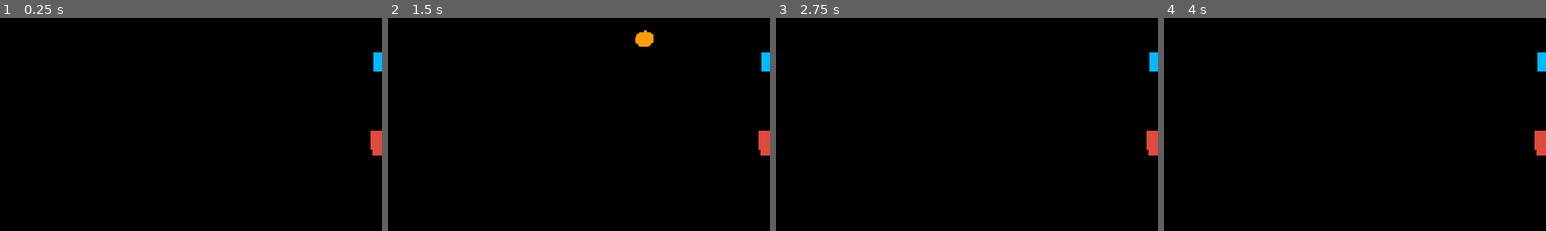
Above: before the commit, frames 1-4 (left to right).
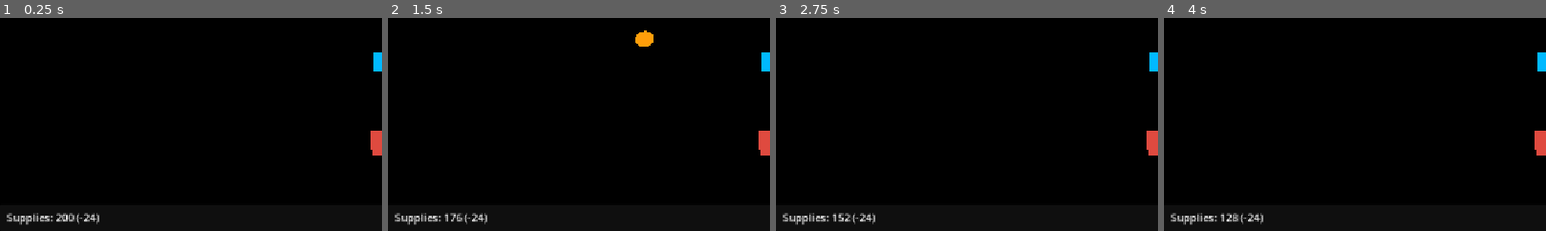
Above: after the commit, the same moments.

Repository: DatYak/Brackeys-Jam-26
Game: Godot game, scene res://scenes/game.tscn
Two runs of this game, one before a commit and one after it. Both use one fixed random seed, a clock stepped at 60 frames per second and the inputs below.
Inputs (mouse positions are % of the whole screen's width and height, from its top left):
- Up to frame 1 (0.25 s): no input
- Up to frame 2 (1.5 s): tap Enter (ui_accept) at 0.5, 0.77, 1.25 s; move the mouse to (72, 45) at 0.52 s; hold Right (ui_right) 0.53-1.25 s; tap Space (next_turn) at 0.6 s; click (72, 45) at 0.67 s; drag from (30, 55) to (45, 70) at 1.27 s
- Up to frame 3 (2.75 s): tap Enter (ui_accept) at 2 s; move the mouse to (60, 28) at 2.02 s; hold Right (ui_right) from 2.03 s (still down); tap Space (next_turn) at 2.1 s
- Up to frame 4 (4 s): release Right (ui_right) at 2.75 s; tap Enter (ui_accept) at 2.75, 3.5, 3.77 s; drag from (45, 70) to (20, 35) at 2.77 s; move the mouse to (80, 65) at 3.52 s; hold Left (ui_left) from 3.53 s (still down); tap Space (next_turn) at 3.6 s
The pictures show only the part of the screen within x 0-50%, y 50-100%; the shares and areas given below are measured in that part.

The runs differ from the first frame. In frame 1, 0.7% of the frame differs, in the area x 1-26%, y 91-98%; in frame 2, 0.7%; in frame 3, 0.7%; in frame 4, 0.7%.

Commit message:
supplies subtracted for each unit every turn

Diff:
--- /dev/null
+++ b/scenes/player.tscn
@@ -0,0 +1,34 @@
+[gd_scene format=3 uid="uid://dro6i7tcu6xgu"]
+
+[ext_resource type="Script" uid="uid://btsbhtatpsmc0" path="res://scripts/player.gd" id="1_3vyb7"]
+
+[node name="Player" type="Node" unique_id=1233535754]
+script = ExtResource("1_3vyb7")
+
+[node name="UI" type="Control" parent="." unique_id=325584631]
+layout_mode = 3
+anchors_preset = 12
+anchor_top = 1.0
+anchor_right = 1.0
+anchor_bottom = 1.0
+offset_top = -40.0
+grow_horizontal = 2
+grow_vertical = 0
+
+[node name="Panel" type="Panel" parent="UI" unique_id=208718897]
+layout_mode = 1
+anchors_preset = 15
+anchor_right = 1.0
+anchor_bottom = 1.0
+grow_horizontal = 2
+grow_vertical = 2
+
+[node name="Supplies" type="Label" parent="UI" unique_id=671933187]
+layout_mode = 1
+anchors_preset = 9
+anchor_bottom = 1.0
+offset_left = 10.0
+offset_right = 310.0
+grow_vertical = 2
+text = "Supplies: 200 (-24)"
+vertical_alignment = 1
--- a/scripts/Game.gd
+++ b/scripts/Game.gd
@@ -23,20 +23,24 @@
 var troopScene = preload("res://scenes/troop.tscn")
 var generalScene = preload("res://scenes/general.tscn")
 var missionScene = preload("res://scenes/mission.tscn")
+var player_scene = preload("res://scenes/player.tscn")
+
 var allTroops : Array[Troop] = []
 var allGenerals: Array[General] = []
 var allMissions: Array[Mission] = []
+var player:Player
 
 # Called when the node enters the scene tree for the first time.
 func _ready() -> void:
 	spawn_troops(AMOUNT_OF_TROOPS, STATS_TO_DISTRIBUTE, MIN_STATS_PER_TROOP, LOYALTY_TO_DISTRIBUTE, MIN_LOYALTY_PER_TROOP)
 	spawn_generals()
 	spawn_missions()
+	player = player_scene.instantiate() as Player
+	add_child(player)
 
 func _process(delta: float) -> void:
 	if Input.is_action_just_pressed("next_turn"):
 		process_turn()
-
 
 func process_turn()-> void:
 	for mission:Mission in allMissions:
@@ -50,6 +54,13 @@
 
 	for troop:Character in allGenerals:
 		troop.movement.pickup.reset_position()
+
+	# Do this last, technically the start of next turn.
+	player.expend_turn_supplies(self)
+
+## Get the number of units (troops + generals)
+func get_unit_count() -> int:
+	return len(allGenerals) + len(allTroops)
 
 func spawn_troops(amount : int, statsToDistribute : int, minStatsPerTroop: int, loyaltyToDistribute : int, minLoyaltyPerTroop : int):
 	if statsToDistribute < minStatsPerTroop * amount:
@@ -113,8 +124,8 @@
 	for i in range(4):
 		var mission : Mission = missionScene.instantiate() as Mission
 		allMissions.append(mission)
+		add_child(mission)
 		mission.global_position = Vector3 (i * 4, 0, -5)
-		add_child(mission)
 
 func assign_stats_and_loyalty(character : Character, totalStats: int, loyalty: int):
 	if totalStats > MAX_STAT_VALUE * STAT_COUNT:
@@ -134,3 +145,7 @@
 		stats[stat] += 1
 
 	character.stats.set_stats(stats[0], stats[1], stats[2], loyalty)
+
+func on_supplies_empty() ->void:
+	#LOSE
+	print("Game OVER!")
--- /dev/null
+++ b/scripts/player.gd
@@ -0,0 +1,23 @@
+class_name Player extends Node
+
+const STARTING_SUPPLIES:int = 200
+const UNIT_SUPPLY_COST:int = 2
+
+@onready var current_supplies:int = STARTING_SUPPLIES
+@onready var label:Label = $UI/Supplies
+
+var supply_cost:int = 0
+
+func expend_turn_supplies(game:Game) -> void:
+	var unit_count = game.get_unit_count()
+	supply_cost = unit_count * UNIT_SUPPLY_COST
+	current_supplies -= supply_cost
+	update_display()
+	if current_supplies <= 0:
+		game.on_supplies_empty();
+
+func update_display() ->void:
+	var disp_str = "Supplies: "
+	disp_str += str(current_supplies)
+	disp_str += " (-" + str(supply_cost) + ")"
+	label.text =  disp_str
Not shown, added: scripts/player.gd.uid
